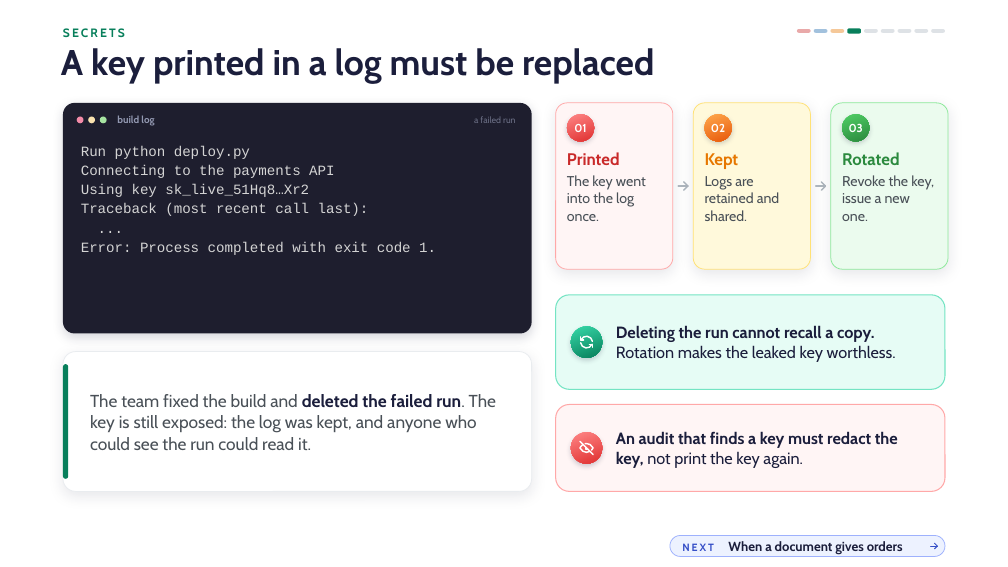
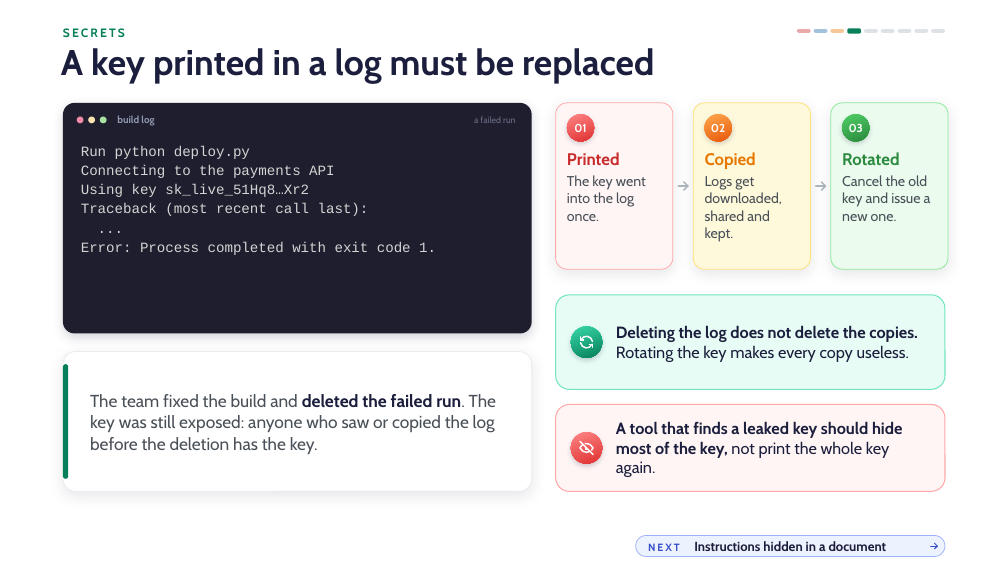
Before and after one commit to danielcregg/ai-assisted-programming, a slide deck: slide 17 of lectures-and-labs/week08/security-lecture.pptx. Drawn at 1008x567 pixels with LibreOffice and Linux fonts; fonts in the diff are those of the drawing; background and template pictures are left out. Boxes give left, top, right and bottom in pixels: in the first picture for what was removed or moved away, otherwise in the second. Text is boxed around its words. In the diff, an @@ line names an element or a change of style, - is before the commit and + after.

```diff
--- a/lectures-and-labs/week08/security-lecture.pptx
+++ b/lectures-and-labs/week08/security-lecture.pptx
@@ text at bbox=[705, 152, 782, 242]: text changed @@
-Kept
-Logs are retained and shared.
+Copied
+Logs get downloaded, shared and kept.
@@ text at bbox=[842, 175, 931, 221]: text changed @@
-Revoke the key, issue a new one.
+Cancel the old key and issue a new one.
@@ text at bbox=[616, 325, 918, 362]: text changed; bold on @@
-Deleting the run cannot recall a copy. Rotation makes the leaked key worthless.
+Deleting the log does not delete the copies. Rotating the key makes every copy useless.
@@ text at bbox=[90, 394, 496, 454]: text changed @@
-The team fixed the build and deleted the failed run. The key is still exposed: the log was kept, and anyone who could see the run could read it.
+The team fixed the build and deleted the failed run. The key was still exposed: anyone who saw or copied the log before the deletion has the key.
@@ text at bbox=[616, 421, 903, 477]: text changed @@
-An audit that finds a key must redact the key, not print the key again.
+A tool that finds a leaked key should hide most of the key, not print the whole key again.
@@ rounded rectangle "NEXT Instructions hidden in a ...": place and size @@
-rounded rectangle "NEXT Instructions hidden in a ..." at bbox=[670, 535, 945, 557]
+rounded rectangle "NEXT Instructions hidden in a ..." at bbox=[636, 535, 945, 557]
@@ text in rounded rectangle at bbox=[648, 541, 887, 551]: text changed @@
-NEXT When a document gives orders
+NEXT Instructions hidden in a document
```
Also in this commit, not shown: 51 other slides changed, 1 other file.
